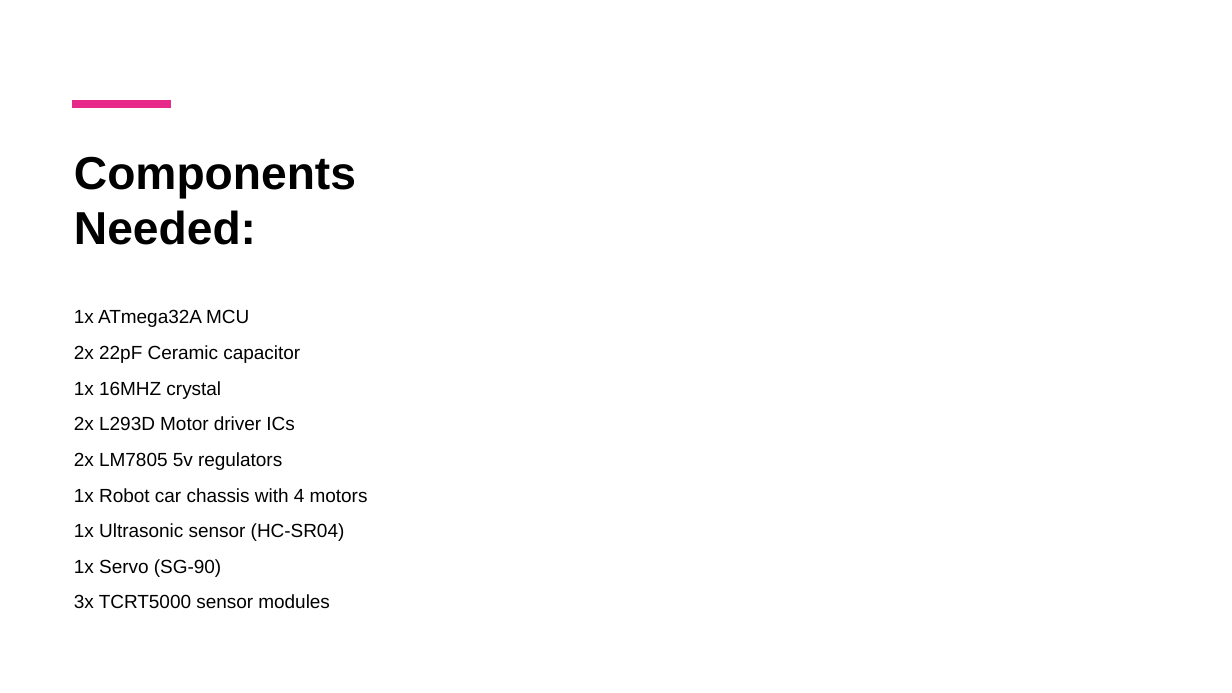
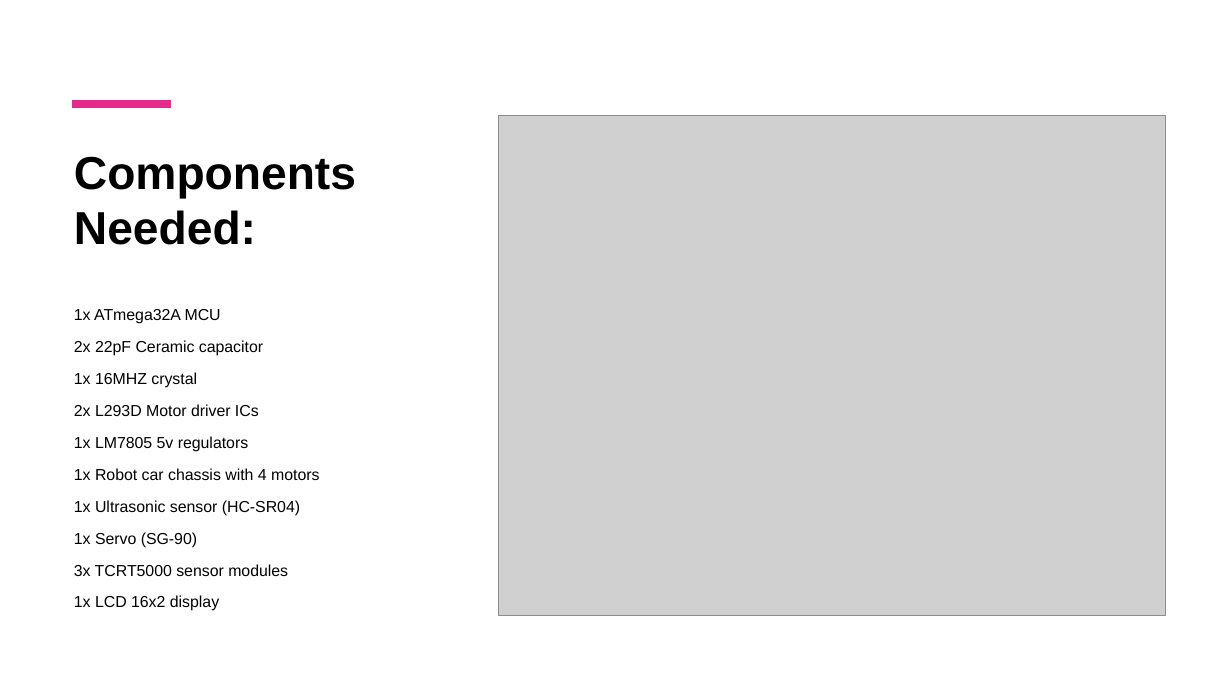
Before and after one commit to RattleBrattle/Autonomous-Line-following-Vehicle-, a slide deck: slide 6 of Project presentation.pptx. Drawn at 1232x693 pixels with LibreOffice and Linux fonts; fonts in the diff are those of the drawing; grey boxes stand for pictures. Boxes give left, top, right and bottom in pixels: in the first picture for what was removed or moved away, otherwise in the second. Text is boxed around its words. In the diff, an @@ line names an element or a change of style, - is before the commit and + after.

```diff
--- a/Project presentation.pptx
+++ b/Project presentation.pptx
@@ picture added at (499, 116, 1165, 616) @@
@@ text at (74, 309, 319, 576): size 14.8 to 12.4 pt in "1x ATmega32A MCU", "2x 22pF Ceramic capacitor", "1x 16MHZ crystal", "2x L293D Motor driver ICs" and 4 more places @@
@@ text at (74, 436, 248, 452): text changed; size 14.8 to 12.4 pt @@
-2x LM7805 5v regulators
+1x LM7805 5v regulators
@@ text at (74, 595, 219, 611): paragraph added @@
+1x LCD 16x2 display
```
Also in this commit, not shown: 1 slide added.
